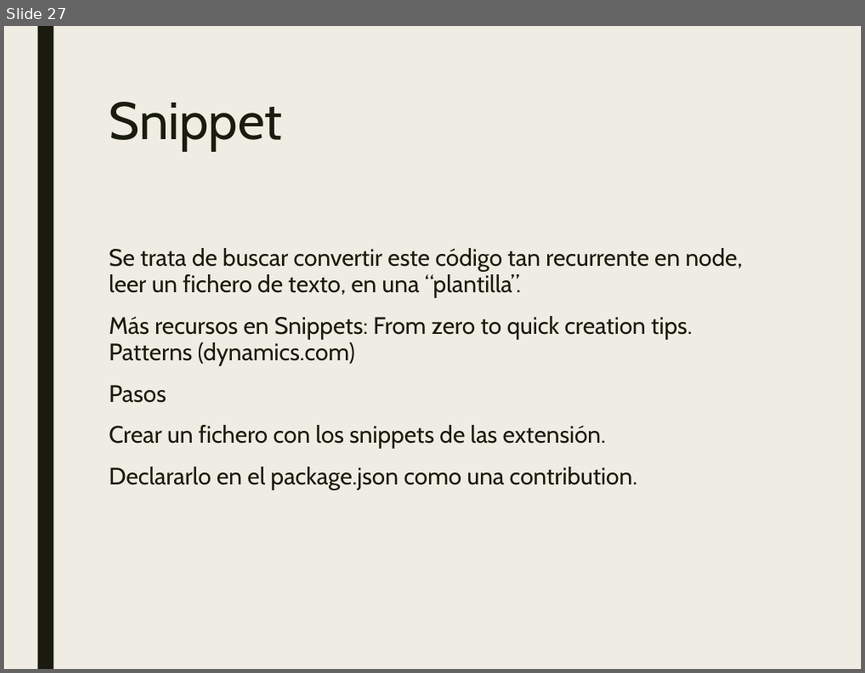
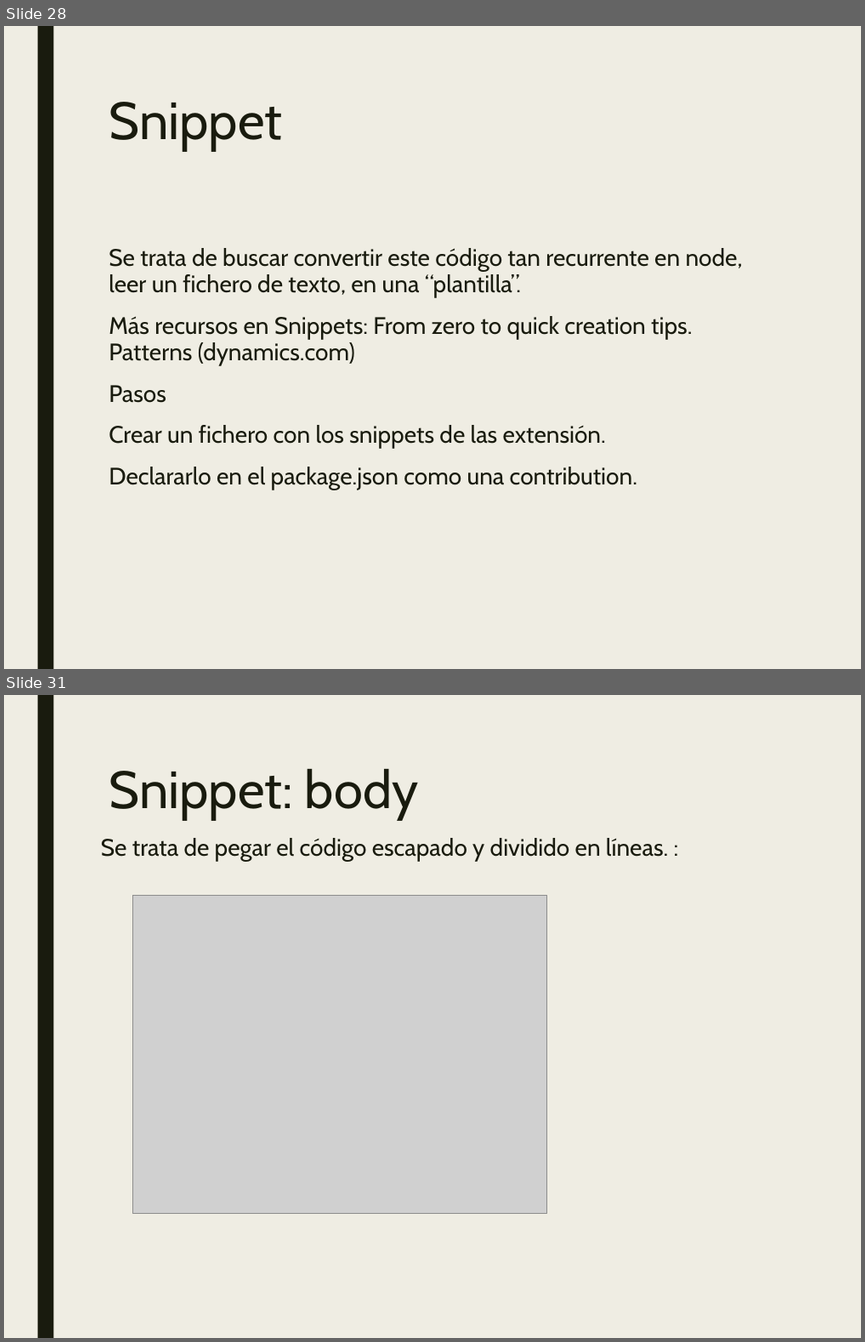
Before and after one commit to JalmarazMartn/dotnetrioja1, a slide deck: VSCODE Extensiones.ppt. Shown one above the other, each under a label of ours: slide 27 before the commit, slides 28 and 31 after it; the slides between them are not shown. The pictures are 865x673 and 865x1342 pixels, drawn with LibreOffice and Linux fonts; fonts in the diff are those of the drawing; grey boxes stand for pictures. Boxes give left, top, right and bottom in pixels: in the first picture for what was removed or moved away, otherwise in the second. Text is boxed around its words. In the diff, an @@ line names an element or a change of style, - is before the commit and + after.

Commit message:
Snippet

```diff
--- a/VSCODE Extensiones.ppt
+++ b/VSCODE Extensiones.ppt
@@ slide 31 added at (4,695,861,1338), background #EFEDE3; not listed: 1 template element that a slide beside it also shows @@
@@ title added at (109,769,418,820), 44 pt, text #191B0E @@
+Snippet: body
@@ text added at (101,838,668,862), 20 pt, text #191B0E @@
+Se trata de pegar el código escapado y dividido en líneas. :
@@ picture added at (132,895,546,1213) @@
@@ what was slide 27 is now slide 28 @@
```
Also in this commit, not shown: 8 other slides added, 3 other files.
